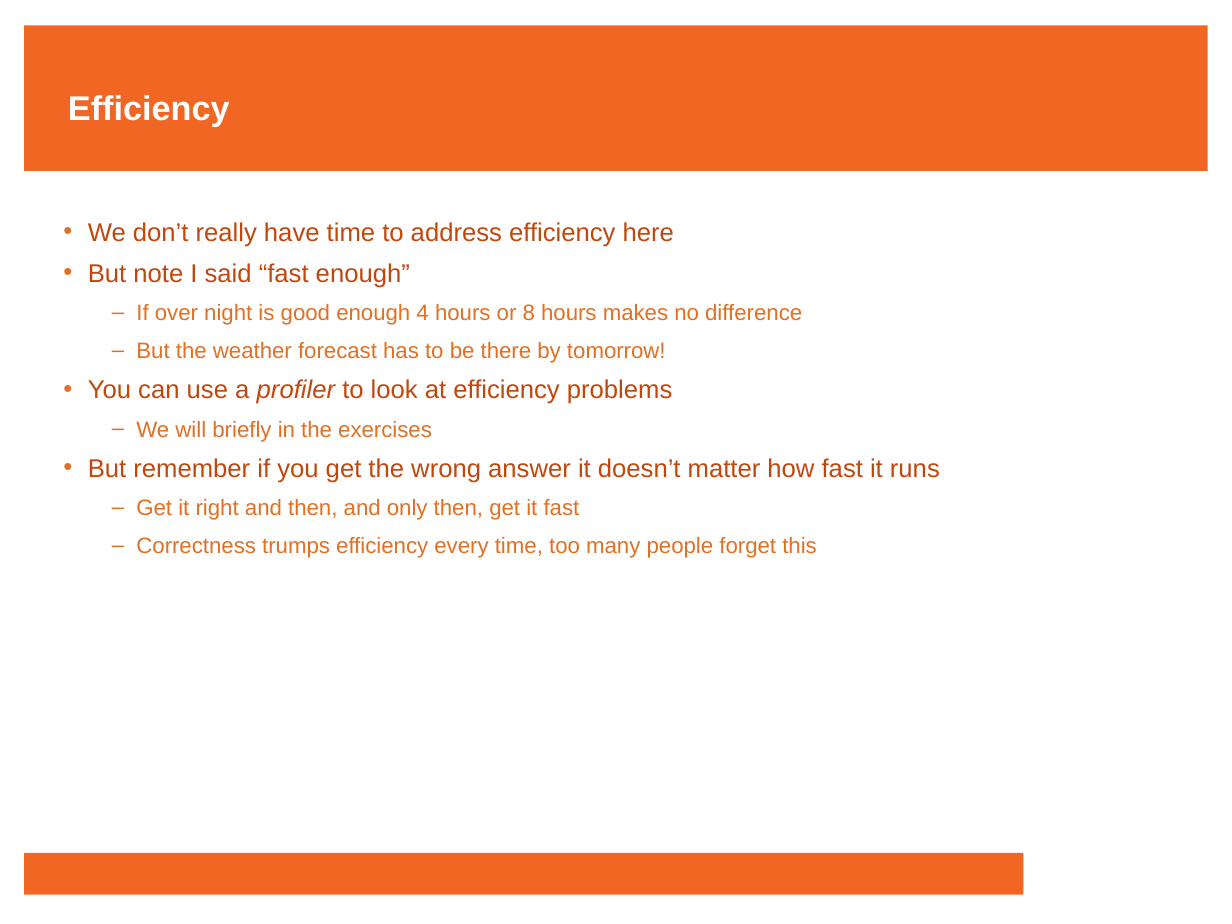
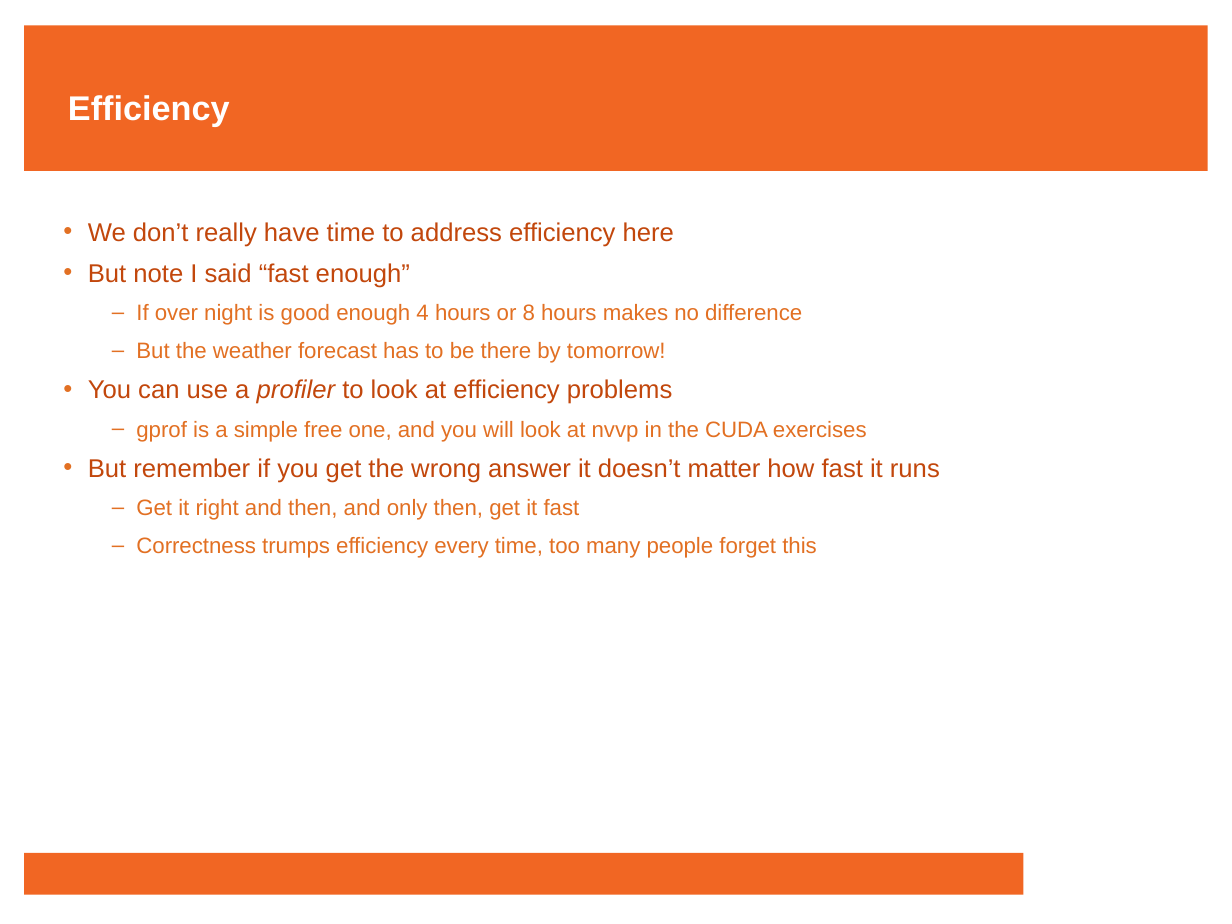
Before and after one commit to francisjudd/CWM-HPC, a slide deck: slide 22 of Lectures/pptx/4_Lecture_four.pptx. Drawn at 1232x924 pixels with LibreOffice and Linux fonts; fonts in the diff are those of the drawing; background and template pictures are left out. Boxes give left, top, right and bottom in pixels: in the first picture for what was removed or moved away, otherwise in the second. Text is boxed around its words. In the diff, an @@ line names an element or a change of style, - is before the commit and + after.

Commit message:
Small update on lecture 4

```diff
--- a/Lectures/pptx/4_Lecture_four.pptx
+++ b/Lectures/pptx/4_Lecture_four.pptx
@@ text at (x1=136, y1=421, x2=867, y2=442): text changed @@
-  – We will briefly in the exercises
+  – gprof is a simple free one, and you will look at nvvp in the CUDA exercises
```
